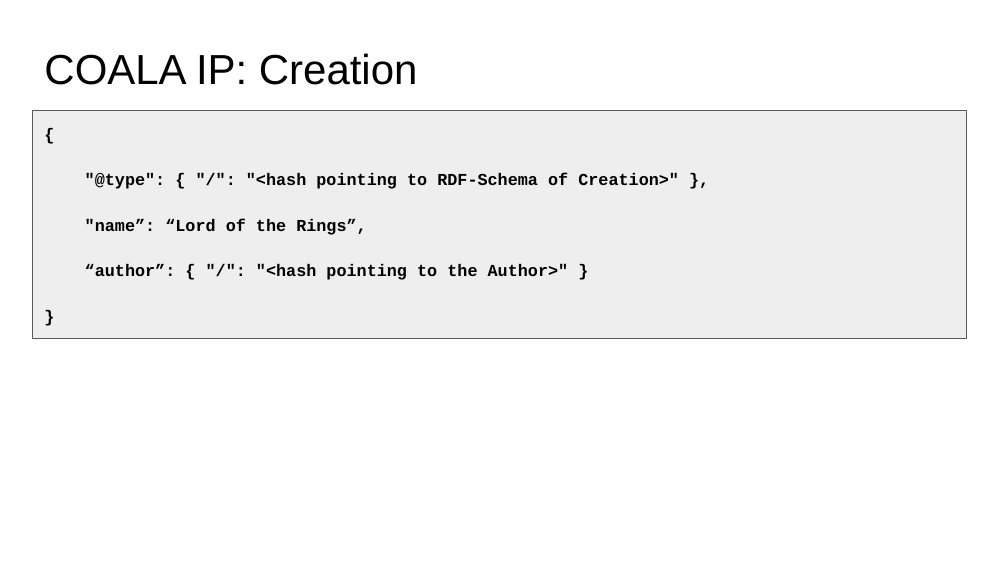
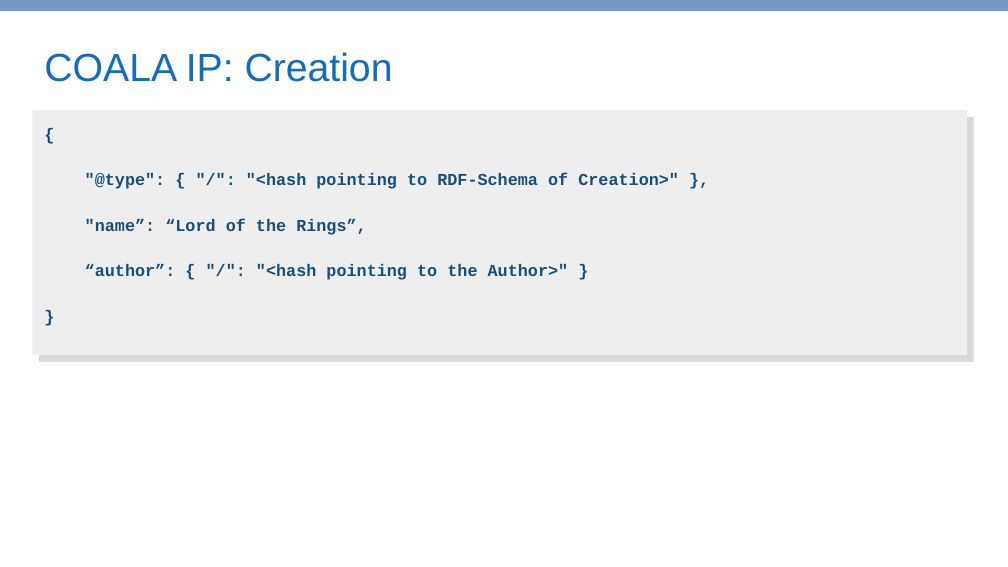
Before and after one commit to COALAIP/specs, a slide deck: slide 16 of presentations/COALA IP - short.pptx. Drawn at 1008x567 pixels with LibreOffice and Linux fonts; fonts in the diff are those of the drawing. Boxes give left, top, right and bottom in pixels: in the first picture for what was removed or moved away, otherwise in the second. Text is boxed around its words. In the diff, an @@ line names an element or a change of style, - is before the commit and + after.

```diff
--- a/presentations/COALA IP - short.pptx
+++ b/presentations/COALA IP - short.pptx
@@ rectangle added at box(0, 0, 1008, 11), fill #749BC6 @@
@@ title "COALA IP: Creation" at box(44, 52, 393, 82): size 30 to 28 pt, text colour #000000 to #166CBC @@
@@ rectangle: place and size @@
-rectangle at box(32, 110, 967, 339)
+rectangle at box(32, 110, 967, 355)
@@ rectangle at box(32, 110, 967, 355): outline #595959 0.75 pt to none @@
@@ text "{" at box(85, 173, 679, 280): text colour #000000 to #174F7A @@
@@ rectangle added at box(39, 117, 974, 362), fill #D9D9D9 @@
```
Also in this commit, not shown: 21 other slides changed, 1 other file.
